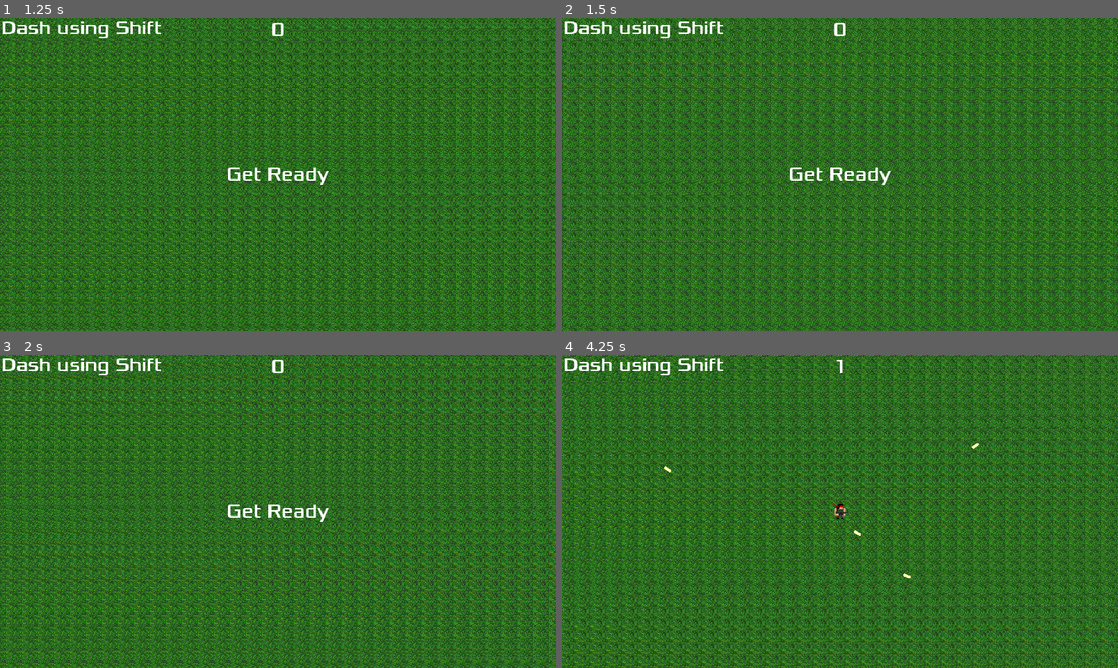
Above: before the commit, frames 1-4 (two rows, left to right).
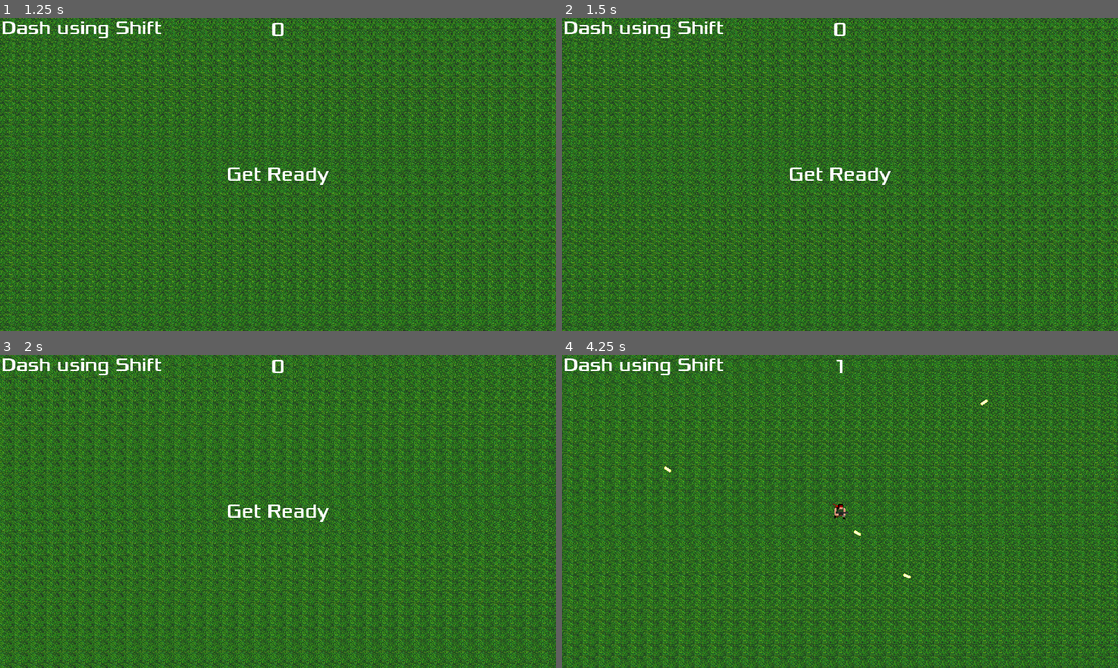
Above: after the commit, the same moments.

Repository: IvanovDenya/SurviveBros
Game: Godot game, scene res://menu/menu.tscn
Two runs of this game, one before a commit and one after it. Both use one fixed random seed, a clock stepped at 60 frames per second and the inputs below. Sound files missing from this copy of the repository are replaced by a short silence.
Inputs:
- Up to frame 1 (1.25 s): click "START" at 0.5 s
- Up to frame 2 (1.5 s): tap Enter at 1.25 s; hold D (move_right) from 1.28 s (still down); hold Shift (player_dash) from 1.28 s (still down)
- Up to frame 3 (2 s): keep holding D (move_right); keep holding Shift (player_dash)
- Up to frame 4 (4.25 s): release D (move_right) at 2.03 s; release Shift (player_dash) at 2.03 s; hold S (move_down) 2.03-2.78 s; tap Shift (player_dash) at 2.1, 3.6 s; hold D (move_right) 2.78-3.53 s; hold Shift (player_dash) 2.78-3.53 s; hold W (move_up) from 3.53 s (still down)

Frame 1 is identical in both runs. In frame 2, 64% of the frame differs, in the area x 0-100%, y 0-100%; in frame 3, 64%; in frame 4, 67%.

Commit message:
Some minor shit

Diff:
--- a/actives/dash.tscn
+++ b/actives/dash.tscn
@@ -7,7 +7,7 @@
 script = ExtResource("2_cqf3s")
 
 [node name="EndDashTimer" type="Timer" parent="." index="1"]
-wait_time = 0.1
+wait_time = 0.2
 one_shot = true
 
 [connection signal="timeout" from="EndDashTimer" to="." method="_on_end_dash_timer_timeout"]
--- a/units/mob.tscn
+++ b/units/mob.tscn
@@ -81,7 +81,7 @@
 
 [node name="AnimatedSprite2D" type="AnimatedSprite2D" parent="."]
 position = Vector2(-6, -10)
-scale = Vector2(2.5, 2.5)
+scale = Vector2(2, 2)
 sprite_frames = SubResource("SpriteFrames_x1lww")
 animation = &"walk"
 frame_progress = 0.955569
@@ -100,7 +100,7 @@
 [node name="CollisionPolygon2D" type="CollisionPolygon2D" parent="."]
 position = Vector2(-9.2883, 1.16053)
 scale = Vector2(0.988782, 0.960526)
-polygon = PackedVector2Array(-19.9353, 27.9425, -19.9353, 6.07945, -14.8786, 6.07945, 10.405, -22.0301, 23.5525, -22.0301, 31.6433, -13.7014, 31.6433, -3.29042, 23.5525, -3.29042, 23.5525, 9.20274, 28.6092, 16.4904, 28.6092, 27.9425, 23.5525, 27.9425)
+polygon = PackedVector2Array(-13, 18, 25, 18, 25, -20, 10, -20, -14, 4)
 
 [connection signal="body_entered" from="." to="." method="_on_body_entered"]
 [connection signal="hp_zero" from="HpController" to="." method="_on_hp_controller_hp_zero"]
--- a/units/player.gd
+++ b/units/player.gd
@@ -7,7 +7,7 @@
 #Базовая скорость
 @export var speed = 300
 #Скорость в деше
-@export var dash_speed = 1800
+@export var dash_speed = 1500
 #Базовая скорость атак - атак в секунду
 @export var base_attack_speed = 2
 
@@ -136,7 +136,12 @@
 	if current_velocity.length() > 0:
 	#if h_direction:
 		#velocity.x = h_direction * speed
-		ram_anim.play("rambro_run")
+		if state == GlobalInfo.Unit_state.Normal:
+			ram_anim.play("rambro_run")
+		elif state == GlobalInfo.Unit_state.Dash:
+			#ram_anim.play("rambro_dash")
+			pass
+
 		if sign(ram_sprite.scale.x) != sign (velocity.x) and velocity.x != 0:
 			ram_sprite.scale.x *= -1
 	else:
